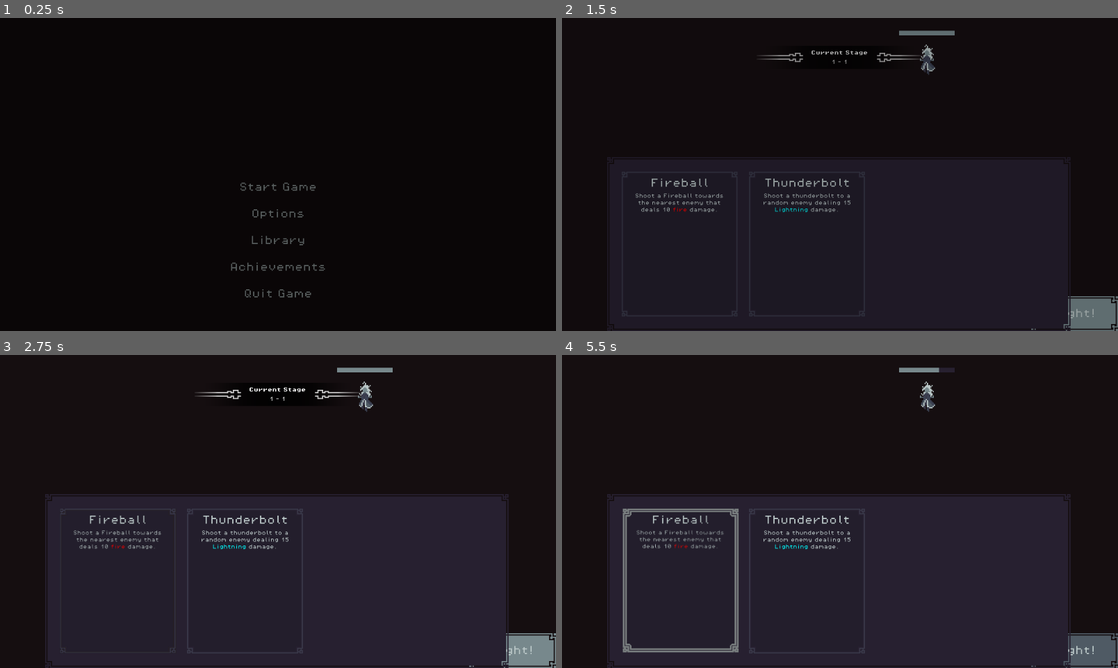
Above: before the commit, frames 1-4 (two rows, left to right).
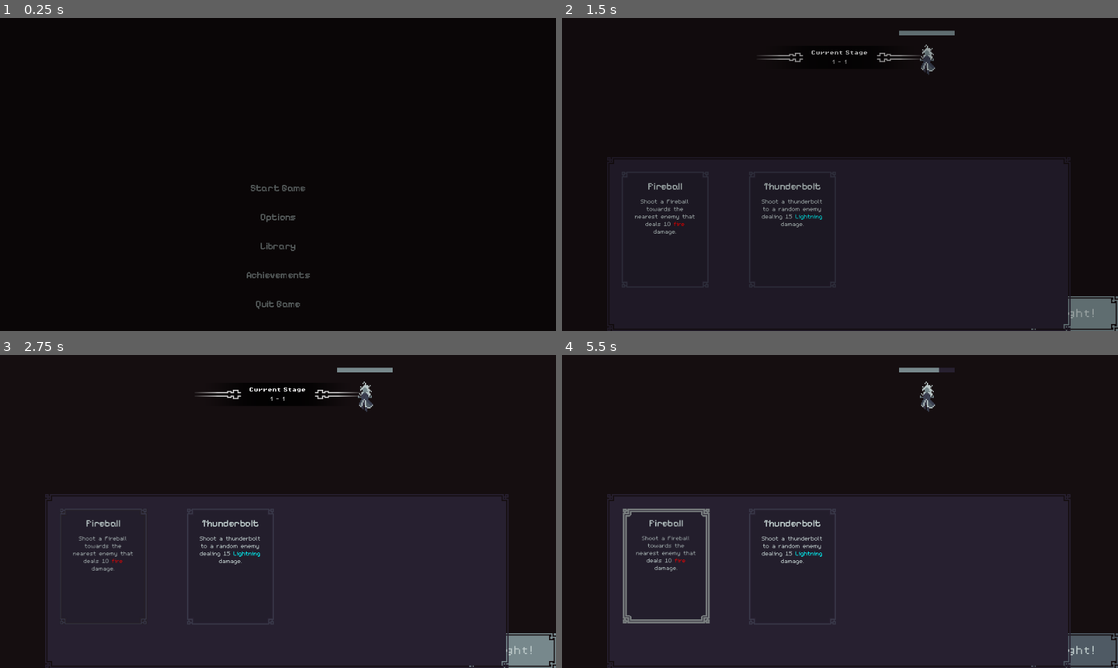
Above: after the commit, the same moments.

Repository: Jelmerrr/Grimoire
Game: Godot game, scene res://Scenes/TitleScreenScene.tscn
The game is run twice, just before and just after one commit, with the same random seed, the same clock (stepped at 60 frames per second) and the same inputs.
Inputs (mouse positions are in pixels of both pictures, inside the frame that each line leads up to):
- Up to frame 1 (0.25 s): no input
- Up to frame 2 (1.5 s): click "Start Game" at 0.5 s; click "Fight!" at 1.25 s
- Up to frame 3 (2.75 s): click "Fight!" at 2 s
- Up to frame 4 (5.5 s): click "Fight!" at 2.75 s; drag from (678, 580) to (928, 395) at 3.52 s; drag from (806, 580) to (928, 395) at 4.27 s; move the mouse to (895, 442) at 5.02 s; press the mouse at (895, 442) at 5.03 s

The runs differ from the first frame. In frame 1, 0.9% of the frame differs, in the area x 41-59%, y 52-94%; in frame 2, 1.2%; in frame 3, 1.5%; in frame 4, 2.6%, in the area x 10-55%, y 49-96%.

Commit message:
Page container and fonts

Diff:
--- a/Assets/UI/Themes/TitleScreen_Button_UI_Theme.tres
+++ b/Assets/UI/Themes/TitleScreen_Button_UI_Theme.tres
@@ -1,6 +1,6 @@
 [gd_resource type="Theme" load_steps=8 format=3 uid="uid://yabf6oiw1re0"]
 
-[ext_resource type="FontFile" uid="uid://djhpuwc8o5esm" path="res://Assets/UI/Font/PixelOperator8.ttf" id="1_l1nx6"]
+[ext_resource type="FontFile" uid="uid://eku4pux6yrj3" path="res://Assets/UI/Font/pixelfysans/static/PixelifySans-SemiBold.ttf" id="1_l1nx6"]
 [ext_resource type="Texture2D" uid="uid://cfdww6jaxwkmg" path="res://Assets/UI/Borders/fantasy-ui-borders.svg" id="2_ir5du"]
 
 [sub_resource type="StyleBoxEmpty" id="StyleBoxEmpty_6slqc"]
--- a/Scenes/UI/PagesContainerUI.tscn
+++ b/Scenes/UI/PagesContainerUI.tscn
@@ -1,10 +1,11 @@
-[gd_scene load_steps=7 format=3 uid="uid://x6jym32jp0b1"]
+[gd_scene load_steps=8 format=3 uid="uid://x6jym32jp0b1"]
 
-[ext_resource type="FontFile" uid="uid://cq6k7a56rmitc" path="res://Assets/UI/Font/PixelOperator8-Bold.ttf" id="1_1m8es"]
 [ext_resource type="Script" uid="uid://dieoqfkw6oe5" path="res://Scripts/Controllers/PagesContainerUIController.gd" id="1_4431p"]
-[ext_resource type="FontFile" uid="uid://djhpuwc8o5esm" path="res://Assets/UI/Font/PixelOperator8.ttf" id="2_4431p"]
 [ext_resource type="Shader" uid="uid://db1vlyx5q5rwg" path="res://Shaders/UIOutline.gdshader" id="2_ptmhp"]
 [ext_resource type="Theme" uid="uid://dysfa43hoaxwe" path="res://Assets/UI/Themes/Page_UI_Theme.tres" id="3_qbxxd"]
+[ext_resource type="FontFile" uid="uid://b3u5jwloppl34" path="res://Assets/UI/Font/pixelfysans/static/PixelifySans-Regular.ttf" id="4_1y105"]
+[ext_resource type="FontFile" uid="uid://bqx6c8qhnkiyg" path="res://Assets/UI/Font/m5x7.ttf" id="4_ptmhp"]
+[ext_resource type="FontFile" uid="uid://dqs1q6l3jigc2" path="res://Assets/UI/Font/pixelfysans/static/PixelifySans-Bold.ttf" id="5_l00xp"]
 
 [sub_resource type="ShaderMaterial" id="ShaderMaterial_ptmhp"]
 resource_local_to_scene = true
@@ -29,43 +30,52 @@
 material = SubResource("ShaderMaterial_ptmhp")
 
 [node name="PanelContainer" type="PanelContainer" parent="CanvasGroup"]
-custom_minimum_size = Vector2(200, 250)
-offset_right = 200.0
-offset_bottom = 250.0
+custom_minimum_size = Vector2(150, 200)
+offset_right = 150.0
+offset_bottom = 200.0
 mouse_filter = 2
 theme = ExtResource("3_qbxxd")
 
 [node name="MarginContainer" type="MarginContainer" parent="CanvasGroup/PanelContainer"]
 layout_mode = 2
+theme_override_constants/margin_left = 4
+theme_override_constants/margin_top = 4
+theme_override_constants/margin_right = 4
+theme_override_constants/margin_bottom = 4
 
 [node name="VBoxContainer" type="VBoxContainer" parent="CanvasGroup/PanelContainer/MarginContainer"]
 layout_mode = 2
-theme_override_constants/separation = 10
+theme_override_constants/separation = 8
 
 [node name="Page title" type="RichTextLabel" parent="CanvasGroup/PanelContainer/MarginContainer/VBoxContainer"]
 layout_mode = 2
 mouse_filter = 1
 theme_override_colors/default_color = Color(0.7294118, 0.78039217, 0.78039217, 1)
 theme_override_constants/line_separation = 4
-theme_override_fonts/normal_font = ExtResource("2_4431p")
-theme_override_fonts/bold_font = ExtResource("1_1m8es")
+theme_override_fonts/normal_font = ExtResource("4_1y105")
+theme_override_fonts/bold_font = ExtResource("5_l00xp")
 theme_override_font_sizes/normal_font_size = 16
 theme_override_font_sizes/bold_font_size = 16
 bbcode_enabled = true
-text = "Page Title"
+text = "[b]Page Title[/b]"
 fit_content = true
 scroll_active = false
 horizontal_alignment = 1
 
-[node name="Page description" type="RichTextLabel" parent="CanvasGroup/PanelContainer/MarginContainer/VBoxContainer"]
+[node name="MarginContainer" type="MarginContainer" parent="CanvasGroup/PanelContainer/MarginContainer/VBoxContainer"]
+layout_mode = 2
+theme_override_constants/margin_left = 4
+theme_override_constants/margin_right = 4
+
+[node name="Page description" type="RichTextLabel" parent="CanvasGroup/PanelContainer/MarginContainer/VBoxContainer/MarginContainer"]
 layout_mode = 2
 mouse_filter = 1
 theme_override_colors/default_color = Color(0.7294118, 0.78039217, 0.78039217, 1)
-theme_override_constants/line_separation = 4
-theme_override_fonts/normal_font = ExtResource("2_4431p")
-theme_override_fonts/bold_font = ExtResource("1_1m8es")
-theme_override_font_sizes/normal_font_size = 8
-theme_override_font_sizes/bold_font_size = 8
+theme_override_constants/line_separation = 0
+theme_override_fonts/normal_font = ExtResource("4_ptmhp")
+theme_override_fonts/bold_font = ExtResource("4_ptmhp")
+theme_override_font_sizes/normal_font_size = 16
+theme_override_font_sizes/bold_font_size = 16
 bbcode_enabled = true
 text = "Description aaaaaaaaaaaaaa aaaaaaaaaa"
 fit_content = true
@@ -74,5 +84,5 @@
 meta_underlined = false
 
 [connection signal="gui_input" from="." to="." method="_on_gui_input"]
-[connection signal="meta_hover_ended" from="CanvasGroup/PanelContainer/MarginContainer/VBoxContainer/Page description" to="." method="_on_page_description_meta_hover_ended"]
-[connection signal="meta_hover_started" from="CanvasGroup/PanelContainer/MarginContainer/VBoxContainer/Page description" to="." method="_on_page_description_meta_hover_started"]
+[connection signal="meta_hover_ended" from="CanvasGroup/PanelContainer/MarginContainer/VBoxContainer/MarginContainer/Page description" to="." method="_on_page_description_meta_hover_ended"]
+[connection signal="meta_hover_started" from="CanvasGroup/PanelContainer/MarginContainer/VBoxContainer/MarginContainer/Page description" to="." method="_on_page_description_meta_hover_started"]
--- a/Scripts/Controllers/PagesContainerUIController.gd
+++ b/Scripts/Controllers/PagesContainerUIController.gd
@@ -8,7 +8,7 @@
 var interactable = true
 
 @onready var page_title: RichTextLabel = $"CanvasGroup/PanelContainer/MarginContainer/VBoxContainer/Page title"
-@onready var page_description: RichTextLabel = $"CanvasGroup/PanelContainer/MarginContainer/VBoxContainer/Page description"
+@onready var page_description: RichTextLabel = $"CanvasGroup/PanelContainer/MarginContainer/VBoxContainer/MarginContainer/Page description"
 @onready var canvas_group: CanvasGroup = $CanvasGroup
 
 var pageResource: PageResource
@@ -26,7 +26,7 @@
 
 func UpdateText() -> void:
 	if pageResource:
-		page_title.text = pageResource.UI_NameString
+		page_title.text = "[b]" + pageResource.UI_NameString + "[/b]"
 		page_description.text = pageResource.UI_DescriptionString
 
 func _on_gui_input(event: InputEvent) -> void:
Binary file added: Assets/UI/Font/m5x7.ttf
Not shown, added: Assets/UI/Font/m5x7.ttf.import
Not shown, added: Assets/UI/Font/pixelfysans/OFL.txt
Binary file added: Assets/UI/Font/pixelfysans/PixelifySans-VariableFont_wght.ttf
Not shown, added: Assets/UI/Font/pixelfysans/PixelifySans-VariableFont_wght.ttf.import
Not shown, added: Assets/UI/Font/pixelfysans/README.txt
Binary file added: Assets/UI/Font/pixelfysans/static/PixelifySans-Bold.ttf
Not shown, added: Assets/UI/Font/pixelfysans/static/PixelifySans-Bold.ttf.import
Binary file added: Assets/UI/Font/pixelfysans/static/PixelifySans-Medium.ttf
Not shown, added: Assets/UI/Font/pixelfysans/static/PixelifySans-Medium.ttf.import
Binary file added: Assets/UI/Font/pixelfysans/static/PixelifySans-Regular.ttf
Not shown, added: Assets/UI/Font/pixelfysans/static/PixelifySans-Regular.ttf.import
(and 2 more such lines)
